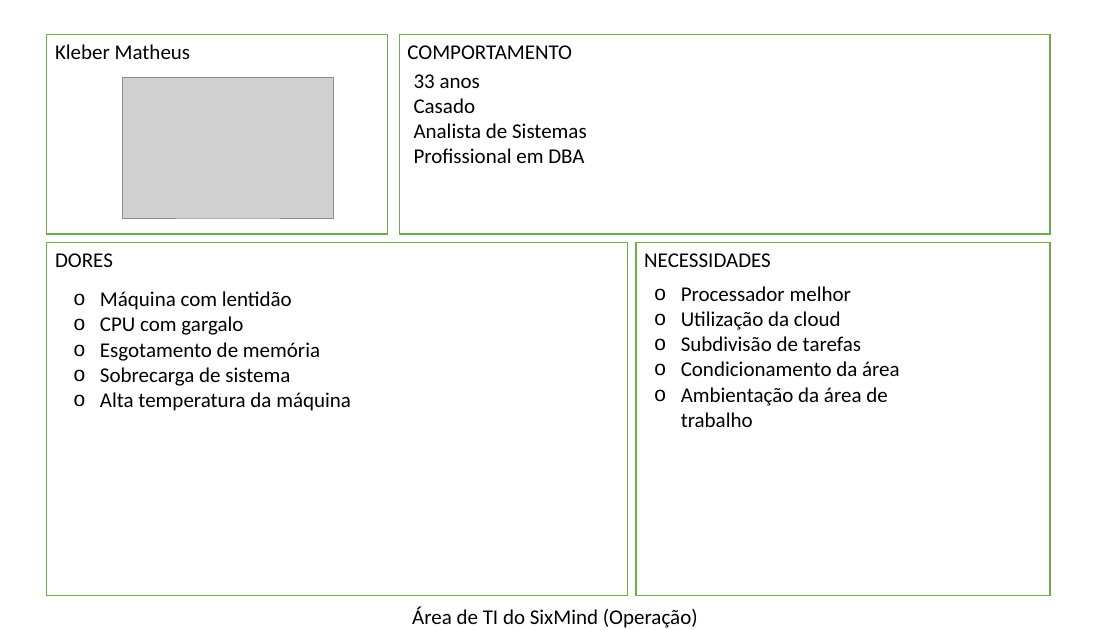
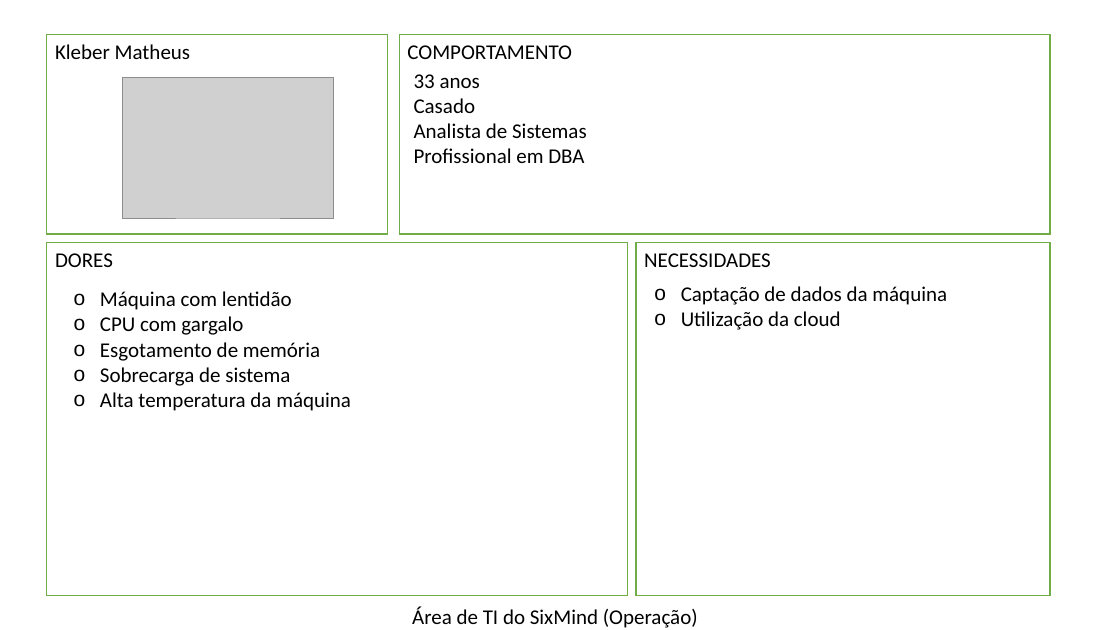
Before and after one commit to bandtec-grupoteste-2020-2/grupo-05-ccoa-20201, a slide deck: slide 2 of Projeto SIX MIND/Documentação/Persona.pptx (slide 1 before the commit). Drawn at 1120x630 pixels with LibreOffice and Linux fonts; fonts in the diff are those of the drawing; grey boxes stand for pictures. Boxes give left, top, right and bottom in pixels: in the first picture for what was removed or moved away, otherwise in the second. Text is boxed around its words. In the diff, an @@ line names an element or a change of style, - is before the commit and + after.

```diff
--- a/Projeto SIX MIND/Documentação/Persona.pptx
+++ b/Projeto SIX MIND/Documentação/Persona.pptx
@@ text at bbox=[681, 286, 947, 305]: text changed @@
-o Processador melhor
+o Captação de dados da máquina
@@ text at bbox=[681, 336, 900, 427]: paragraphs removed @@
-o Subdivisão de tarefas
-o Condicionamento da área
-o Ambientação da área de trabalho
```
Also in this commit, not shown: 2 other slides changed, 1 other file.
